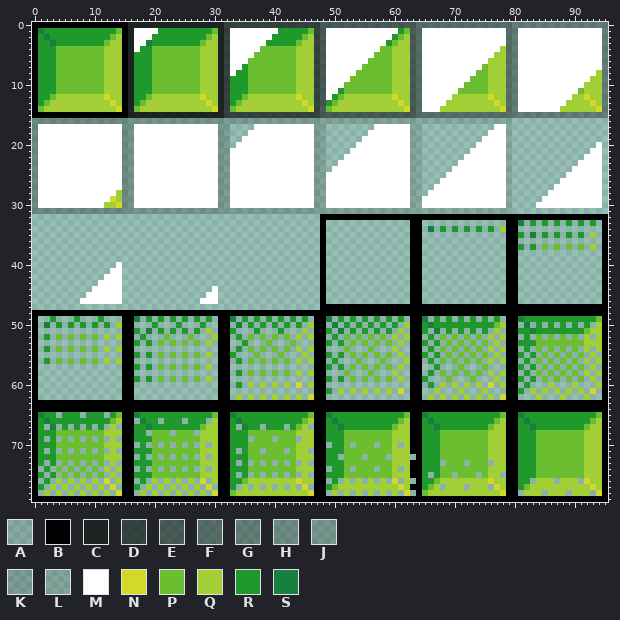
Sprite sheet -- Assets/Sprites/green.png. Above: the version before the commit.
The file is 96x80 pixels. Pixels under 10% opacity are left out. Colours within 5 levels of each other are drawn and written as one.
Palette (. is transparent): A #0000001c  B #000000  C #000000cd  D #000000a5  E #00000085  F #0000006b  G #00000056  H #00000045  J #00000037  K #0000002c  L #00000023  M #ffffff  N #d3d92b  P #6abe30  Q #a3cf36  R #1f992b  S #17803f
Once edited:
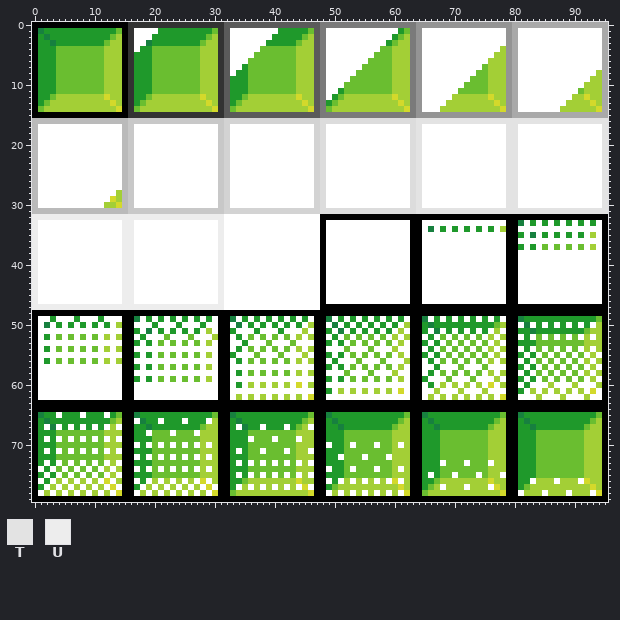
Colours new in this view: T #e3e3e3  U #ededed
Changes in this commit:
colour C: #000000cd -> #323232
colour D: #000000a5 -> #5a5a5a
colour E: #00000085 -> #7a7a7a
colour F: #0000006b -> #949494
colour G: #00000056 -> #a9a9a9
colour H: #00000045 -> #bababa
colour J: #00000037 -> #c8c8c8
colour K: #0000002c -> #d3d3d3
colour L: #00000023 -> #dcdcdc
Changed rows in their new state; - is a pixel that keeps its letter.
first column x 0:
16 ----------------------------------------------------------------TTTTTTTTTTTTTTTTTTTTTTTTTTTTTTTT
17 ---------------------------------MMMM------------MMMMMMMM-------TMMMMMMMMMMMM--TTMMMMMMMMMMMMMMT
18 ---------------------------------MMM-------------MMMMMMM--------TMMMMMMMMMMM---TTMMMMMMMMMMMMMMT
19 ---------------------------------MM--------------MMMMMM---------TMMMMMMMMMM----TTMMMMMMMMMMMMMMT
20 ---------------------------------M---------------MMMMM----------TMMMMMMMMM-----TTMMMMMMMMMMMMM-T
21 -------------------------------------------------MMMM-----------TMMMMMMMM------TTMMMMMMMMMMMM--T
22 -------------------------------------------------MMM------------TMMMMMMM-------TTMMMMMMMMMMM---T
23 -------------------------------------------------MM-------------TMMMMMM--------TTMMMMMMMMMM----T
24 -------------------------------------------------M--------------TMMMMM---------TTMMMMMMMMM-----T
25 ----------------------------------------------------------------TMMMM----------TTMMMMMMMM------T
26 ----------------------------------------------------------------TMMM-----------TTMMMMMMM-------T
27 ----------------------------------------------------------------TMM------------TTMMMMMM--------T
28 ----------------------------------------------------------------TM-------------TTMMMMM---------T
29 ----------------------------------------------------------------T--------------TTMMMM----------T
30 ----------------------------------------------------------------T--------------TTMMM-----------T
31 ----------------------------------------------------------------TTTTTTTTTTTTTTTTTTTTTTTTTTTTTTTT
32 UUUUUUUUUUUUUUUUUUUUUUUUUUUUUUUUMMMMMMMMMMMMMMMM------------------------------------------------
33 UMMMMMMMMMMMMMMUUMMMMMMMMMMMMMMUMMMMMMMMMMMMMMMM-MMMMMMMMMMMMMM--MMMMMMMMMMMMMM---M-M-M-M-M-M-M-
34 UMMMMMMMMMMMMMMUUMMMMMMMMMMMMMMUMMMMMMMMMMMMMMMM-MMMMMMMMMMMMMM--M-M-M-M-M-M-M---MMMMMMMMMMMMMM-
35 UMMMMMMMMMMMMMMUUMMMMMMMMMMMMMMUMMMMMMMMMMMMMMMM-MMMMMMMMMMMMMM--MMMMMMMMMMMMMM---M-M-M-M-M-M-M-
36 UMMMMMMMMMMMMMMUUMMMMMMMMMMMMMMUMMMMMMMMMMMMMMMM-MMMMMMMMMMMMMM--MMMMMMMMMMMMMM--MMMMMMMMMMMMMM-
37 UMMMMMMMMMMMMMMUUMMMMMMMMMMMMMMUMMMMMMMMMMMMMMMM-MMMMMMMMMMMMMM--MMMMMMMMMMMMMM---M-M-M-M-M-M-M-
38 UMMMMMMMMMMMMMMUUMMMMMMMMMMMMMMUMMMMMMMMMMMMMMMM-MMMMMMMMMMMMMM--MMMMMMMMMMMMMM--MMMMMMMMMMMMMM-
39 UMMMMMMMMMMMMMMUUMMMMMMMMMMMMMMUMMMMMMMMMMMMMMMM-MMMMMMMMMMMMMM--MMMMMMMMMMMMMM--MMMMMMMMMMMMMM-
40 UMMMMMMMMMMMMM-UUMMMMMMMMMMMMMMUMMMMMMMMMMMMMMMM-MMMMMMMMMMMMMM--MMMMMMMMMMMMMM--MMMMMMMMMMMMMM-
41 UMMMMMMMMMMMM--UUMMMMMMMMMMMMMMUMMMMMMMMMMMMMMMM-MMMMMMMMMMMMMM--MMMMMMMMMMMMMM--MMMMMMMMMMMMMM-
42 UMMMMMMMMMMM---UUMMMMMMMMMMMMMMUMMMMMMMMMMMMMMMM-MMMMMMMMMMMMMM--MMMMMMMMMMMMMM--MMMMMMMMMMMMMM-
43 UMMMMMMMMMM----UUMMMMMMMMMMMMMMUMMMMMMMMMMMMMMMM-MMMMMMMMMMMMMM--MMMMMMMMMMMMMM--MMMMMMMMMMMMMM-
44 UMMMMMMMMM-----UUMMMMMMMMMMMMM-UMMMMMMMMMMMMMMMM-MMMMMMMMMMMMMM--MMMMMMMMMMMMMM--MMMMMMMMMMMMMM-
45 UMMMMMMMM------UUMMMMMMMMMMMM--UMMMMMMMMMMMMMMMM-MMMMMMMMMMMMMM--MMMMMMMMMMMMMM--MMMMMMMMMMMMMM-
46 UMMMMMMM-------UUMMMMMMMMMMM---UMMMMMMMMMMMMMMMM-MMMMMMMMMMMMMM--MMMMMMMMMMMMMM--MMMMMMMMMMMMMM-
47 UUUUUUUUUUUUUUUUUUUUUUUUUUUUUUUUMMMMMMMMMMMMMMMM------------------------------------------------
49 -MM-MMM-MMM-MMM---M-M-M-M-M-M-M---M-M-M-M-M-M-M---M-M-M-M-M-M-M---M-M-M-M-M-M-M-----------------
50 -M-M-M-M-M-M-M---MMM-MMM-MMM-MM--M-M-M-M-M-M-M---M-M-M-M-M-M-M-------------------M-M-M-M-M-M-M--
51 -MMMMMMMMMMMMMM---M-M-M-M-M-M-M---MMM-MMM-MMM-M---M-M-M-M-M-M-M---M-M-M-M-M-M-M-----------------
52 -M-M-M-M-M-M-M---M-MMM-MMM-MMM---M-M-M-M-M-M-M---M-M-M-M-M-M-M---M-M-M-M-M-M-M---M-M-M-M-M-M-M--
53 -MMMMMMMMMMMMMM---M-M-M-M-M-M-M--MM-MMM-MMM-MMM---M-M-M-M-M-M-M---M-M-M-M-M-M-M-----------------
54 -M-M-M-M-M-M-M---MMMMMMMMMMMMMM--M-M-M-M-M-M-M---MMM-MMM-MMM-MM--M-M-M-M-M-M-M---M-M-M-M-M-M-M--
55 -MMMMMMMMMMMMMM---M-M-M-M-M-M-M---MMM-MMM-MMM-M---M-M-M-M-M-M-M---M-M-M-M-M-M-M---M-M-M-M-M-M-M-
56 -M-M-M-M-M-M-M---MMMMMMMMMMMMMM--M-M-M-M-M-M-M---M-MMM-MMM-MMM---M-M-M-M-M-M-M---M-M-M-M-M-M-M--
57 -MMMMMMMMMMMMMM---M-M-M-M-M-M-M--MMMMMMMMMMMMMM---M-M-M-M-M-M-M--MM-MMM-MMM-MMM---M-M-M-M-M-M-M-
58 -MMMMMMMMMMMMMM--MMMMMMMMMMMMMM--M-M-M-M-M-M-M---MMM-MMM-MMM-MM--M-M-M-M-M-M-M---M-M-M-M-M-M-M--
59 -MMMMMMMMMMMMMM---M-M-M-M-M-M-M--MMMMMMMMMMMMMM---M-M-M-M-M-M-M---MMM-MMM-MMM-M---M-M-M-M-M-M-M-
60 -MMMMMMMMMMMMMM--MMMMMMMMMMMMMM--M-M-M-M-M-M-M---MMMMMMMMMMMMMM--M-M-M-M-M-M-M---M-MMM-MMM-MMM--
61 -MMMMMMMMMMMMMM--MMMMMMMMMMMMMM--MMMMMMMMMMMMMM---M-M-M-M-M-M-M--MM-MMM-MMM-MMM---M-M-M-M-M-M-M-
62 -MMMMMMMMMMMMMM--MMMMMMMMMMMMMM--M-M-M-M-M-M-M---MMMMMMMMMMMMMM--M-M-M-M-M-M-M---MMM-MMM-MMM-MM-
65 ----M---M---M-----------------------------------------------------------------------------------
66 -----------------M---M---M---M------------------------------------------------------------------
67 --M-M-M-M-M-M-M-------------------M---M---M---M-------------------------------------------------
68 -------------------M---M---M--------------------------------------------------------------------
69 --M-M-M-M-M-M-M---------------------M---M---M---------------------------------------------------
70 -----------------M-M-M-M-M-M-M-------------------M---M---M---M----------------------------------
71 --M-M-M-M-M-M-M-------------------M---M---M---M-------------------------------------------------
72 -----------------M-M-M-M-M-M-M---------------------M---M---M---B--------------------------------
73 --M-M-M-M-M-M-M-------------------M-M-M-M-M-M-M---------------------M---M---M-------------------
74 -M-M-M-M-M-M-M---M-M-M-M-M-M-M-------------------M---M---M---M----------------------------------
75 --M-M-M-M-M-M-M-------------------M-M-M-M-M-M-M-------------------M---M---M---M-----------------
76 -M-M-M-M-M-M-M---M-M-M-M-M-M-M-------------------M-M-M-M-M-M-M-B-------------------M---M---M----
77 --M-M-M-M-M-M-M---M-M-M-M-M-M-M---M-M-M-M-M-M-M---------------------M---M---M-------------------
78 -M-M-M-M-M-M-M---M-M-M-M-M-M-M-------------------M-M-M-M-M-M-M-B-----------------M---M---M---M--
Boxes around the changes in both pictures, in picture pixels (x1, y1, x2, y2):
changed: (32, 22, 608, 496)
